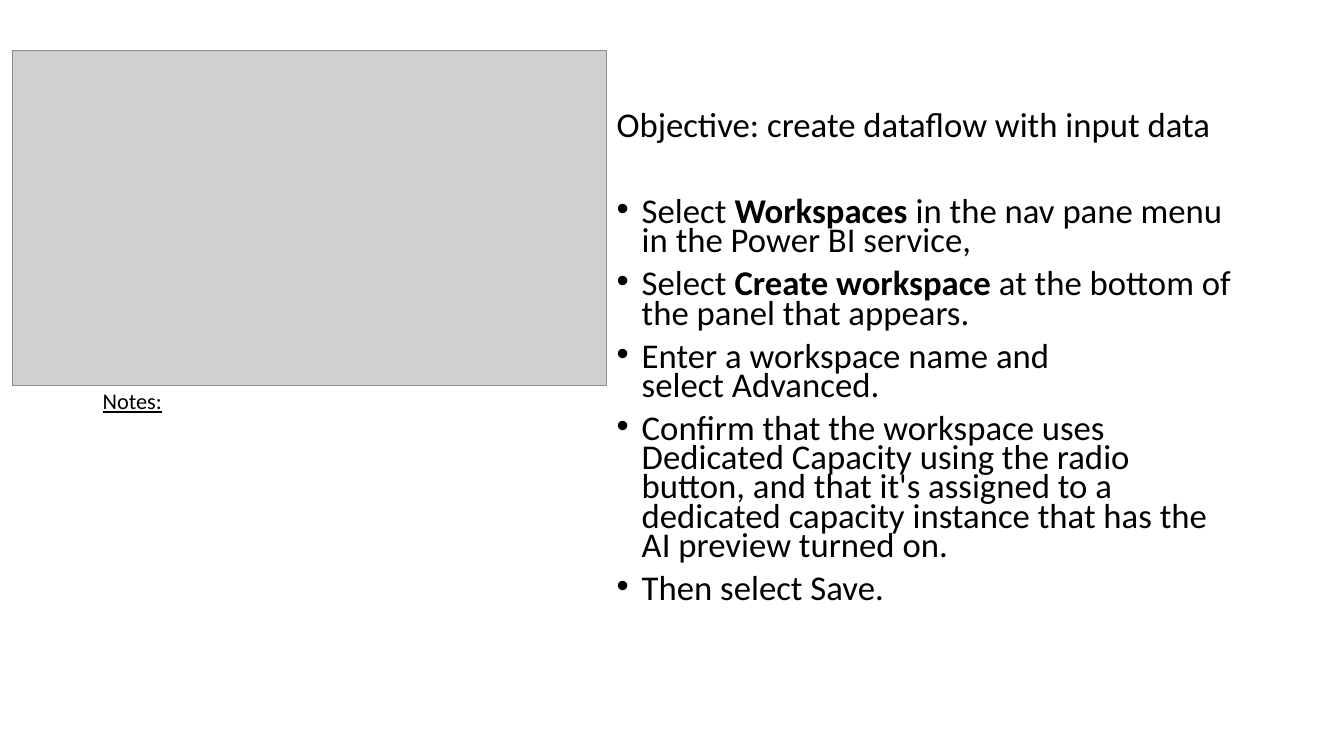
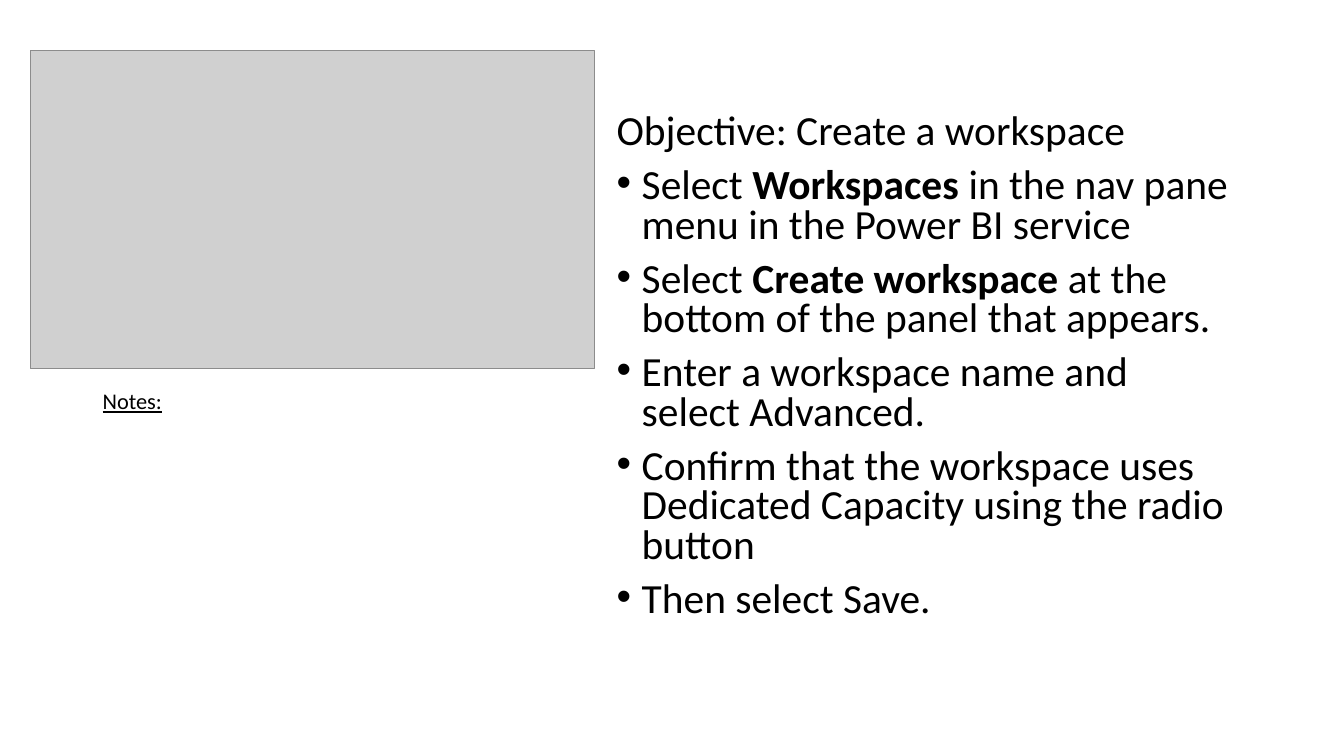
Before and after one commit to aphilip94/bootcamp, a slide deck: slide 3 of AutoML Lab manual.pptx. Drawn at 1344x756 pixels with LibreOffice and Linux fonts; fonts in the diff are those of the drawing; grey boxes stand for pictures. Boxes give left, top, right and bottom in pixels: in the first picture for what was removed or moved away, otherwise in the second. Text is boxed around its words. In the diff, an @@ line names an element or a change of style, - is before the commit and + after.

```diff
--- a/AutoML Lab manual.pptx
+++ b/AutoML Lab manual.pptx
@@ picture: place and size @@
-picture at [12, 50, 607, 385]
+picture at [30, 50, 595, 369]
@@ text at [617, 116, 1228, 240]: text changed; size 24.8 to 29.6 pt @@
-Objective: create dataflow with input data
-• Select Workspaces in the nav pane menu in the Power BI service,
+Objective: Create a workspace
+• Select Workspaces in the nav pane menu in the Power BI service
@@ text at [642, 264, 1210, 614]: size 24.8 to 29.6 pt in "Select Create workspace at the bottom of ...", "Enter a workspace name and select Advanced.", "Then select Save."; line spacing 0.7 to 0.8 @@
@@ text at [642, 451, 1224, 560]: text changed; size 24.8 to 29.6 pt @@
-• Confirm that the workspace uses Dedicated Capacity using the radio button, and that it's assigned to a dedicated capacity instance that has the AI preview turned on.
+• Confirm that the workspace uses Dedicated Capacity using the radio button
```
Also in this commit, not shown: 18 other slides changed.
